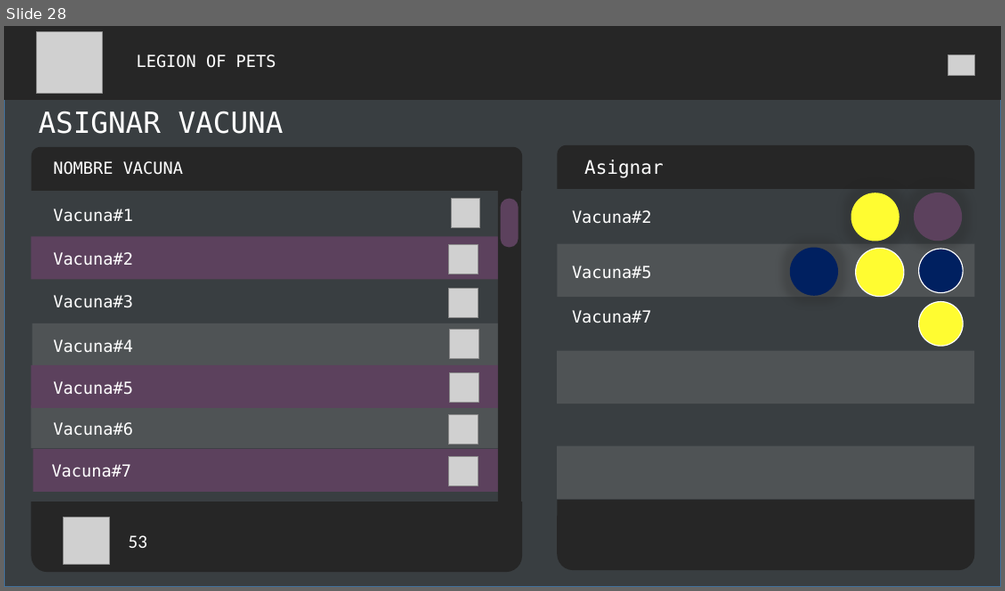
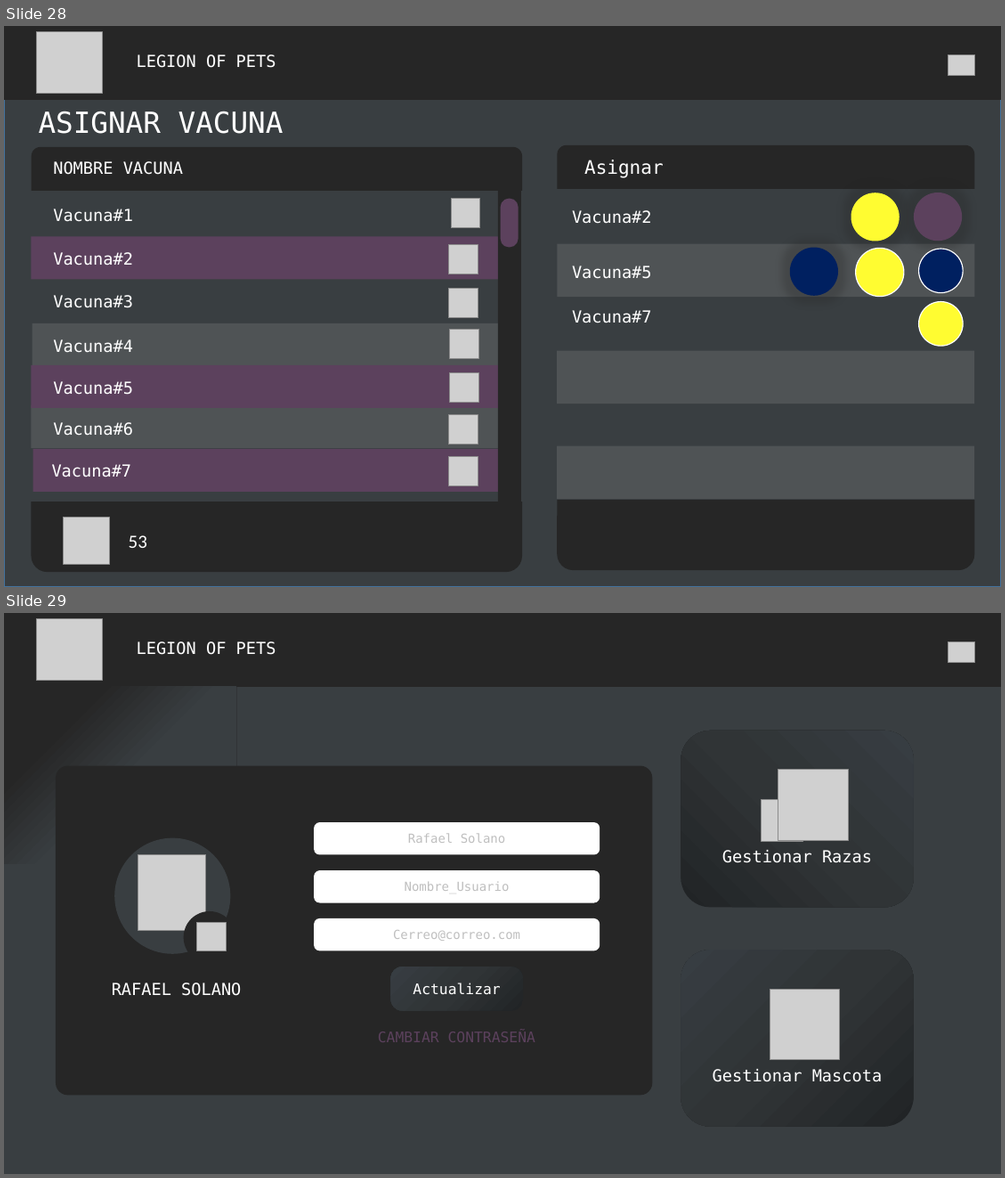
Before and after one commit to fafi-svg/App_web_vacunas, a slide deck: Documents_Desing/Diseños_veterinaria_vacunas.pptx. Shown one above the other, each under a label of ours: slide 28 before the commit, slides 28 and 29 after it. The pictures are 1005x591 and 1005x1178 pixels, drawn with LibreOffice and Linux fonts; fonts in the diff are those of the drawing; grey boxes stand for pictures. Boxes give left, top, right and bottom in pixels: in the first picture for what was removed or moved away, otherwise in the second. Text is boxed around its words. In the diff, an @@ line names an element or a change of style, - is before the commit and + after.

```diff
--- a/Documents_Desing/Diseños_veterinaria_vacunas.pptx
+++ b/Documents_Desing/Diseños_veterinaria_vacunas.pptx
@@ slide 29 added at <box>4,613,1001,1174</box>, background #FFFFFF @@
@@ rectangle added at <box>4,613,1001,687</box>, fill #262626 @@
@@ picture added at <box>36,619,102,681</box> @@
@@ text added at <box>137,641,276,655</box>, 16 pt, text #FFFFFF @@
+LEGION OF PETS
@@ picture added at <box>948,641,975,662</box> @@
@@ rectangle added at <box>4,684,1001,1174</box>, fill #393E41 @@
@@ rounded rectangle added at <box>4,687,236,863</box>, fill gradient #262626 to #393E41 @@
@@ rounded rectangle added at <box>680,730,914,907</box>, fill gradient #212527 to #303437 to #383E42, 16 pt, text #FFFFFF @@
+Gestionar Razas
@@ rounded rectangle added at <box>56,765,652,1094</box>, fill #262626 @@
@@ picture added at <box>778,770,849,840</box> @@
@@ rounded rectangle added at <box>315,823,599,854</box>, fill #FFFFFF, outline #FFFFFF 1 pt, 12 pt, text #BFBFBF @@
+Rafael Solano
@@ picture added at <box>761,800,803,841</box> @@
@@ rounded rectangle added at <box>315,871,599,902</box>, fill #FFFFFF, outline #FFFFFF 1 pt, 12 pt, text #BFBFBF @@
+Nombre_Usuario
@@ group added at <box>114,838,235,964</box>: 2 ellipses, 2 pictures @@
@@ rounded rectangle added at <box>315,919,599,950</box>, fill #FFFFFF, outline #FFFFFF 1 pt, 12 pt, text #BFBFBF @@
+Cerreo@correo.com
@@ rounded rectangle added at <box>680,949,914,1126</box>, fill gradient #212527 to #303437 to #383E42, 16 pt, text #FFFFFF @@
+Gestionar Mascota
@@ text added at <box>112,982,241,996</box>, 16 pt, text #FFFFFF @@
+RAFAEL SOLANO
@@ rounded rectangle added at <box>390,966,523,1011</box>, fill gradient #212527 to #303437 to #383E42, 14 pt, text #FFFFFF @@
+Actualizar
@@ picture added at <box>769,989,840,1060</box> @@
@@ text added at <box>378,1031,535,1042</box>, 14 pt, text #5C415D @@
+CAMBIAR CONTRASEÑA
```
Also in this commit, not shown: 1 other slide added, 25 other files.
